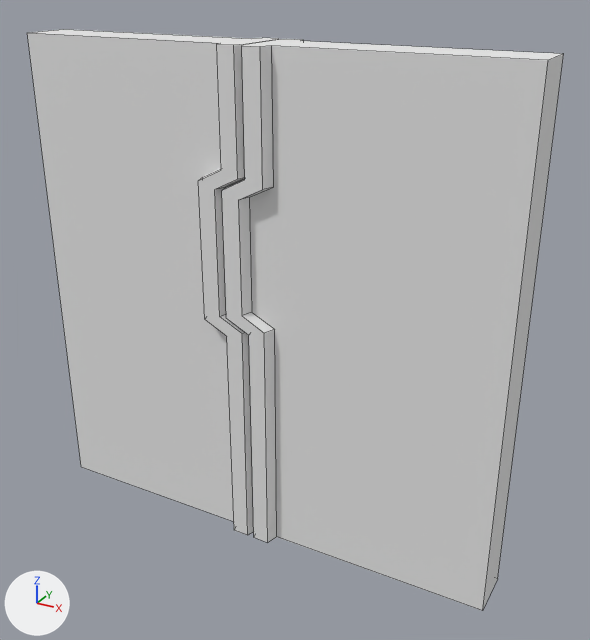
One commit to the Blender file Assets/My Assets/doordissolved.blend: the scene before it, then after it.
Both versions are drawn from a camera (50 mm lens) standing at (3.07, -5.09, 4.51) and looking at (0.22, 0.08, 1.92). Every picture has the same lights, and +X, +Y and +Z are marked at lower left. Mesh edges are drawn as thin lines.
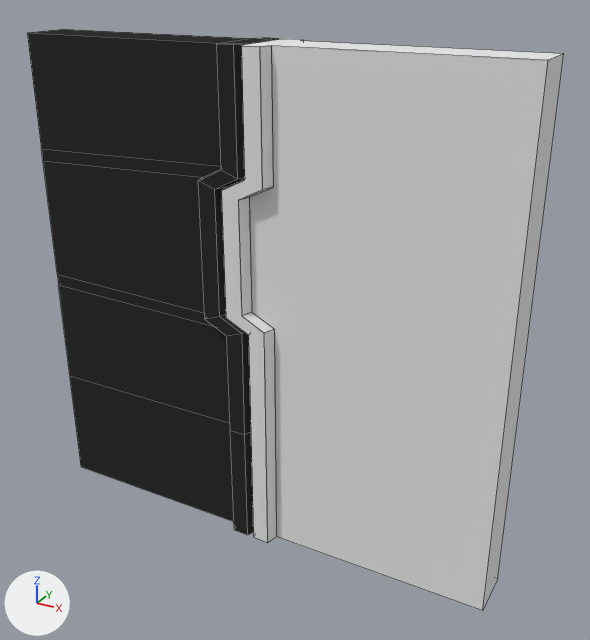
Where the change shows, as pixel boxes [x1, y1, x2, y2] in the pictures (590 x 640 px):
'Cube', surface changed (grey to black): [27, 29, 279, 535] in both

Edits to the bpy script that builds the scene:
```text
Add img_doordissolved_png:
    img_doordissolved_png = load_image('doordissolved.png', 'doordissolved.png', 4096, 4096, 'sRGB')
Change mat_material:
    remove mat_material.base_color = (0.8, 0.8, 0.8)  # white #e7e7e7
    add mat_material.texture = img_doordissolved_png
Change me_cube_003:
    where me_cube_003.from_pydata(...)  # 52 vertices, 32 faces; spans x -2.0..0.2, y -0.3..0.3, z 0.0..4.0
    used by ob_cube_001; location = (0.0, 0.0, 0.0); rotation_euler = (0.0, 0.0, 3.142), in degrees (0, 0, 180)
    me_cube_003 part 1: texture (UV) coordinates changed
```
